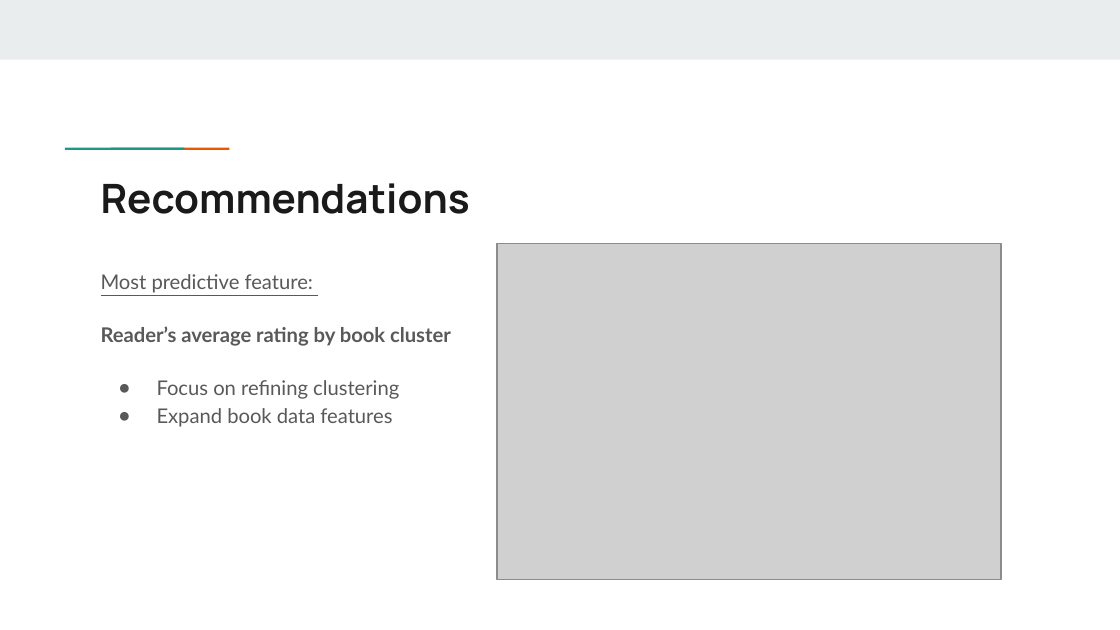
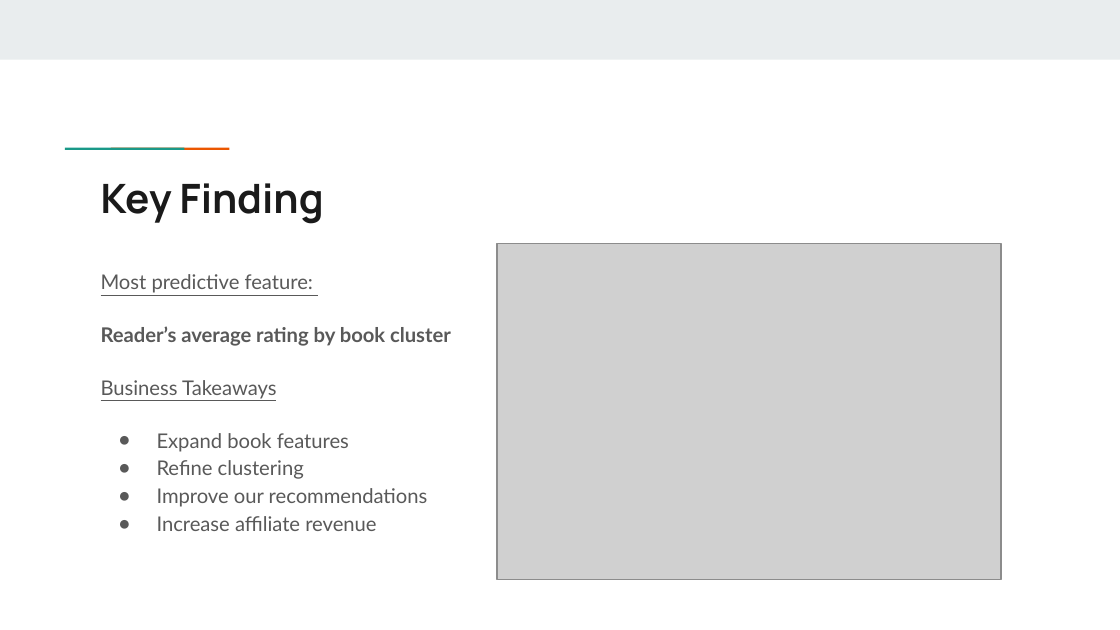
Before and after one commit to markdurrenberger/Goodreads_Book_Recommender, a slide deck: slide 3 of Executive_Presentation.pptx (slide 9 before the commit). Drawn at 1120x630 pixels with LibreOffice and Linux fonts; fonts in the diff are those of the drawing; grey boxes stand for pictures. Boxes give left, top, right and bottom in pixels: in the first picture for what was removed or moved away, otherwise in the second. Text is boxed around its words. In the diff, an @@ line names an element or a change of style, - is before the commit and + after.

```diff
--- a/Executive_Presentation.pptx
+++ b/Executive_Presentation.pptx
@@ title at bbox=[101, 183, 324, 224]: text changed @@
-Recommendations
+Key Finding
@@ text at bbox=[101, 380, 428, 531]: text changed @@
-● Focus on refining clustering
-● Expand book data features
+Business Takeaways
+● Expand book features
+● Refine clustering
+● Improve our recommendations
+● Increase affiliate revenue
```
Also in this commit, not shown: 4 other slides changed, 2 slides added, 2 slides removed.
